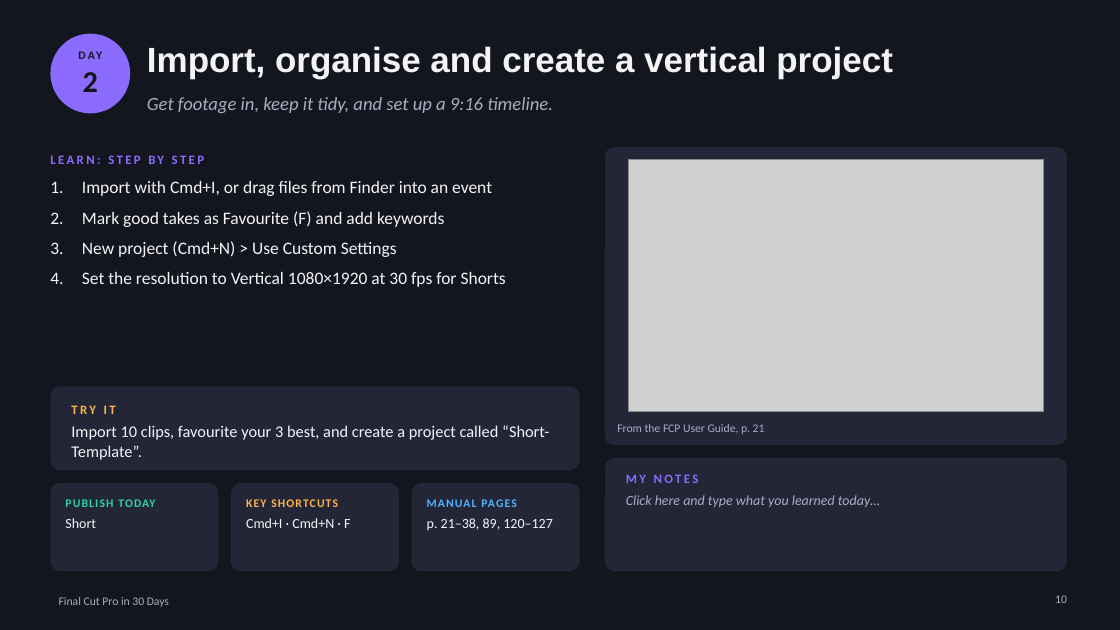
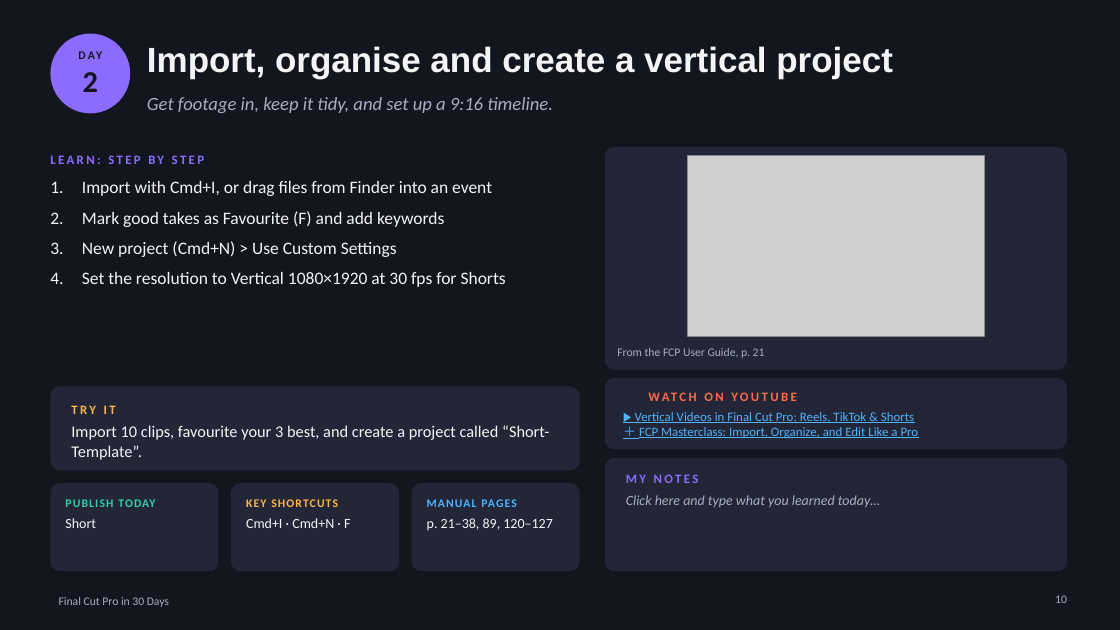
Before and after one commit to p00047575/test5, a slide deck: slide 10 of fcp-book/FCP-30-Day-Book.pptx. Drawn at 1120x630 pixels with LibreOffice and Linux fonts; fonts in the diff are those of the drawing; grey boxes stand for pictures; background and template pictures are left out. Boxes give left, top, right and bottom in pixels: in the first picture for what was removed or moved away, otherwise in the second. Text is boxed around its words. In the diff, an @@ line names an element or a change of style, - is before the commit and + after.

```diff
--- a/fcp-book/FCP-30-Day-Book.pptx
+++ b/fcp-book/FCP-30-Day-Book.pptx
@@ rounded rectangle: place and size @@
-rounded rectangle at box(605, 147, 1067, 445)
+rounded rectangle at box(605, 147, 1067, 370)
@@ rounded rectangle at box(605, 147, 1067, 370): proportions changed @@
@@ picture: place and size @@
-picture at box(628, 160, 1044, 412)
+picture at box(687, 155, 985, 336)
@@ text "From the FCP User Guide, ...": place and size @@
-text "From the FCP User Guide, ..." at box(617, 424, 765, 434)
+text "From the FCP User Guide, ..." at box(617, 348, 765, 358)
@@ rounded rectangle added at box(605, 378, 1067, 450), fill #222636 @@
@@ text added at box(649, 384, 901, 409), 11 pt, text #FF6B4A, bold @@
+WATCH ON YOUTUBE
@@ text added at box(635, 412, 919, 438), 11 pt, text #4FB3FF, underline @@
+▶ Vertical Videos in Final Cut Pro: Reels, TikTok & Shorts
+＋ FCP Masterclass: Import, Organize, and Edit Like a Pro
```
Also in this commit, not shown: 29 other slides changed, 2 other files.
